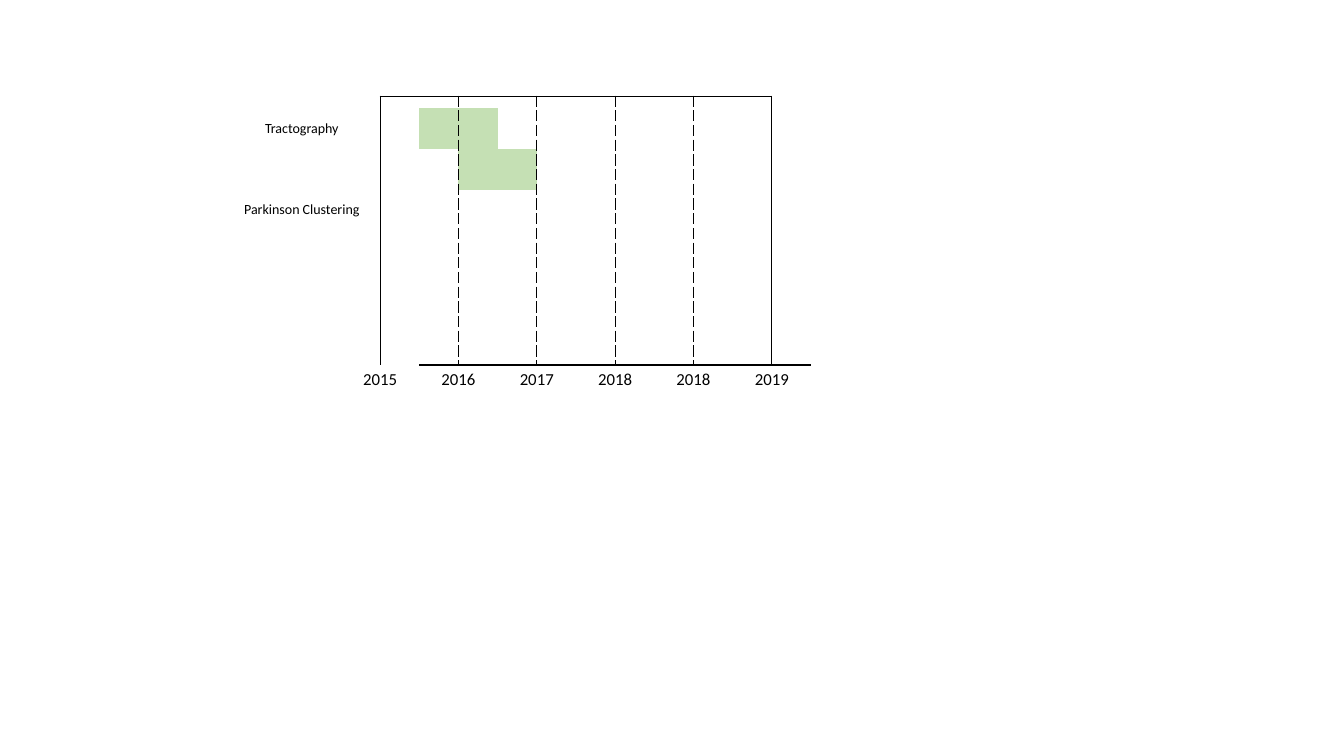
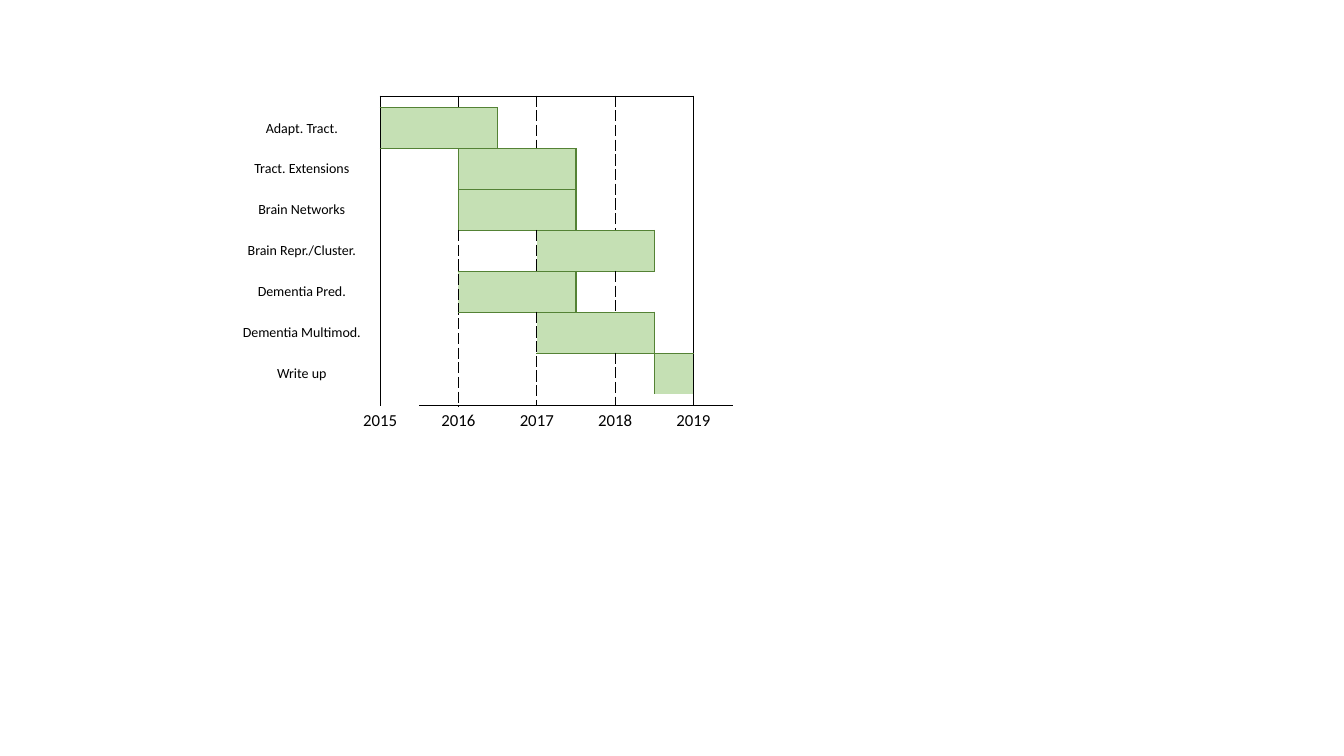
Before and after one commit to VikWeg/ResearchPlan, a slide deck: slide 1 of TimeSchedule.pptx. Drawn at 1344x756 pixels with LibreOffice and Linux fonts; fonts in the diff are those of the drawing. Boxes give left, top, right and bottom in pixels: in the first picture for what was removed or moved away, otherwise in the second. Text is boxed around its words. In the diff, an @@ line names an element or a change of style, - is before the commit and + after.

```diff
--- a/TimeSchedule.pptx
+++ b/TimeSchedule.pptx
@@ table at bbox=[224, 96, 774, 438] @@
- |  |  |  |  |  |  |  |  |  |  |  |  |  |  | 
-Tractography |  |  |  |  |  |  |  |  |  |  |  |  |  |  | 
- |  |  |  |  |  |  |  |  |  |  |  |  |  |  | 
-Parkinson Clustering |  |  |  |  |  |  |  |  |  |  |  |  |  |  | 
- |  |  |  |  |  |  |  |  |  |  |  |  |  |  | 
- |  |  |  |  |  |  |  |  |  |  |  |  |  |  | 
- |  |  |  |  |  |  |  |  |  |  |  |  |  |  | 
- |  |  |  |  |  |  |  |  |  |  |  |  |  |  | 
- |  |  | 2015 |  | 2016 |  | 2017 |  | 2018 |  | 2018 |  | 2019 |  | 
+ |  |  |  |  |  |  |  |  |  |  |  |  | 
+Adapt. Tract. |  |  |  |  |  |  |  |  |  |  |  |  | 
+Tract. Extensions |  |  |  |  |  |  |  |  |  |  |  |  | 
+Brain Networks |  |  |  |  |  |  |  |  |  |  |  |  | 
+Brain Repr./Cluster. |  |  |  |  |  |  |  |  |  |  |  |  | 
+Dementia Pred. |  |  |  |  |  |  |  |  |  |  |  |  | 
+Dementia Multimod. |  |  |  |  |  |  |  |  |  |  |  |  | 
+Write up |  |  |  |  |  |  |  |  |  |  |  |  | 
+ |  |  |  |  |  |  |  |  |  |  |  |  | 
+ |  |  | 2015 |  | 2016 |  | 2017 |  | 2018 |  | 2019 |  | 
@@ table: place and size @@
-table at bbox=[224, 96, 853, 397]
+table at bbox=[224, 96, 774, 438]
```
Also in this commit, not shown: 3 other files.
